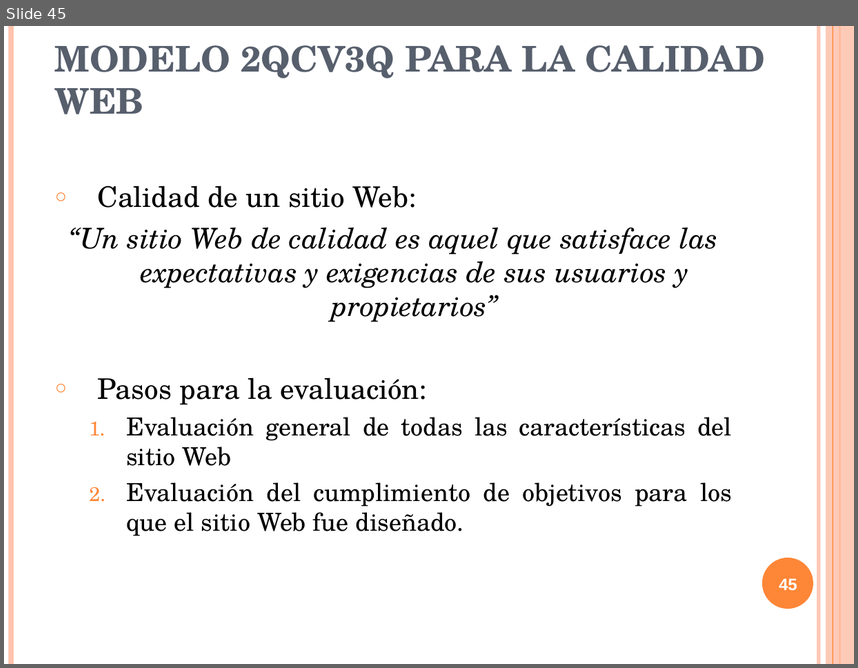
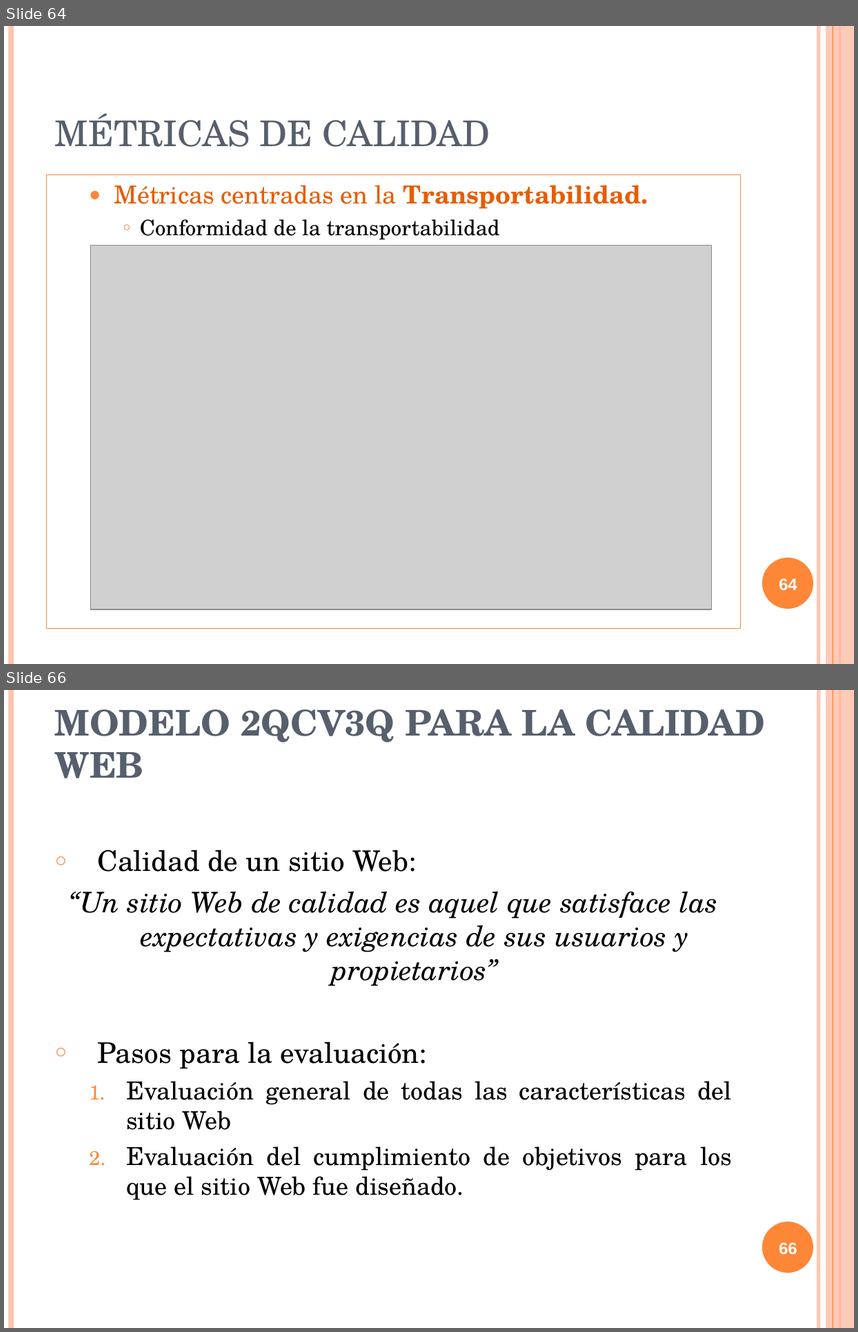
Before and after one commit to txedo/isi-auditoria, a slide deck: calidad/Trabajo/presentacion/presentacionCalidad.ppt. Shown one above the other, each under a label of ours: slide 45 before the commit, slides 64 and 66 after it; the slides between them are not shown. The pictures are 858x668 and 858x1332 pixels, drawn with LibreOffice and Linux fonts; fonts in the diff are those of the drawing; grey boxes stand for pictures. Boxes give left, top, right and bottom in pixels: in the first picture for what was removed or moved away, otherwise in the second. Text is boxed around its words. In the diff, an @@ line names an element or a change of style, - is before the commit and + after.

```diff
--- a/calidad/Trabajo/presentacion/presentacionCalidad.ppt
+++ b/calidad/Trabajo/presentacion/presentacionCalidad.ppt
@@ slide 64 added at bbox=[4, 26, 854, 664], background #FFFFFF; not listed: 6 template elements that a slide beside it also shows @@
@@ title added at bbox=[55, 113, 490, 147], 30 pt, text #575F6D @@
+MÉTRICAS DE CALIDAD
@@ rectangle added at bbox=[47, 175, 741, 628], outline #FE8637 0.74 pt, 21 pt, text #E75C01 @@
+  ● Métricas centradas en la Transportabilidad.
+    ○ Conformidad de la transportabilidad
@@ picture added at bbox=[91, 245, 712, 609] @@
@@ page number added at bbox=[779, 578, 797, 590], 14 pt, text #FFFFFF, bold @@
+64
@@ what was slide 45 is now slide 66 @@
@@ page number at bbox=[779, 1242, 797, 1254]: text changed @@
-45
+66
```
Also in this commit, not shown: 9 slides changed, 20 other slides added, 1 other file.
